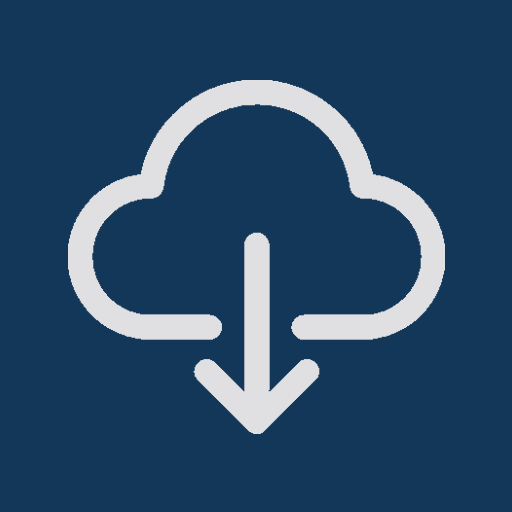
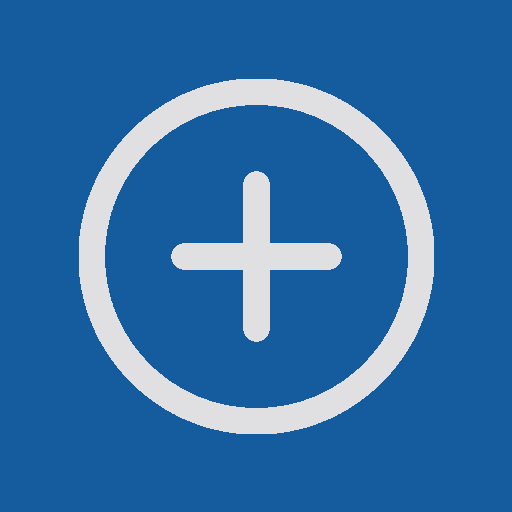
Layered file, before and after one edit (512 x 512). Changes by layer:
added layer "add_icon" above "delete" over [left=79, top=79, right=434, bottom=434]
hid "download" over [left=68, top=80, right=445, bottom=434]
